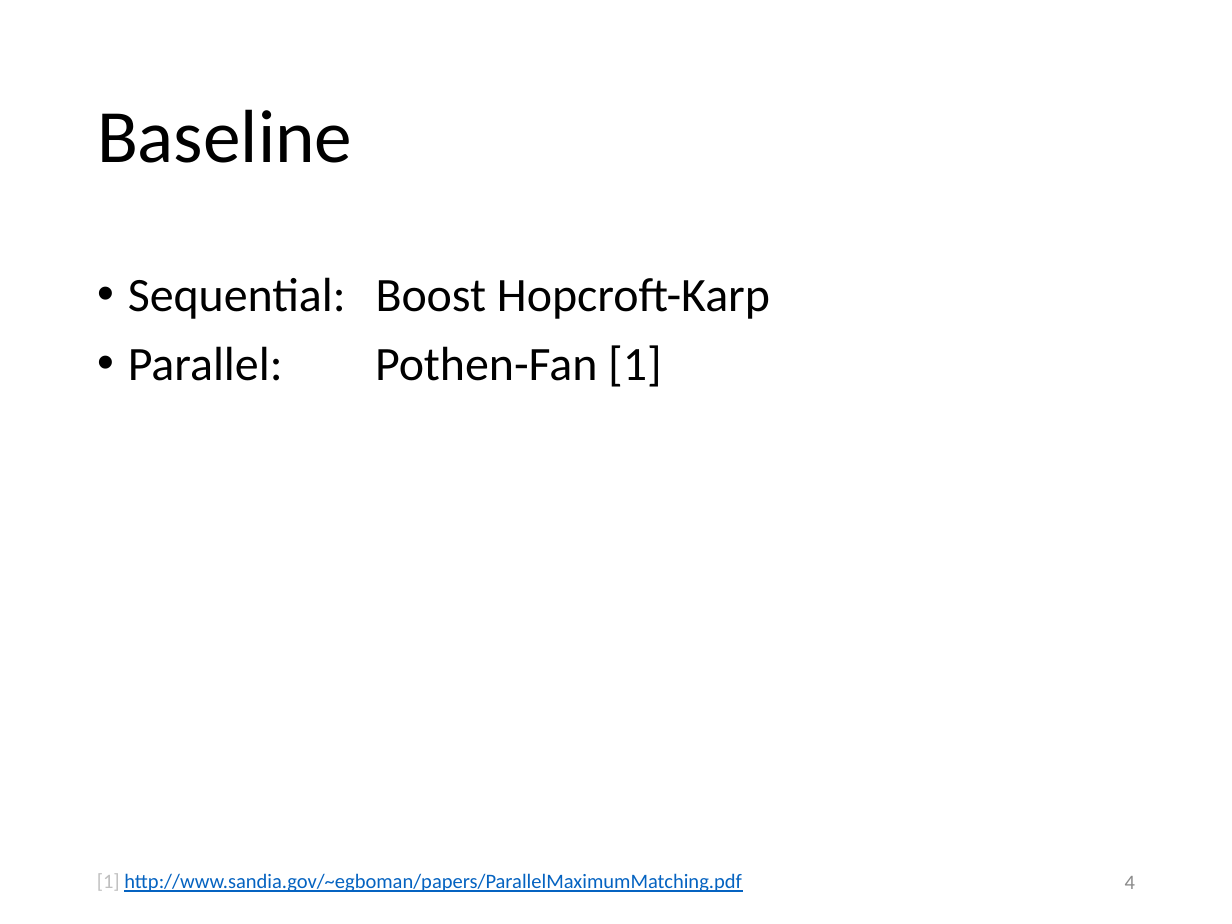
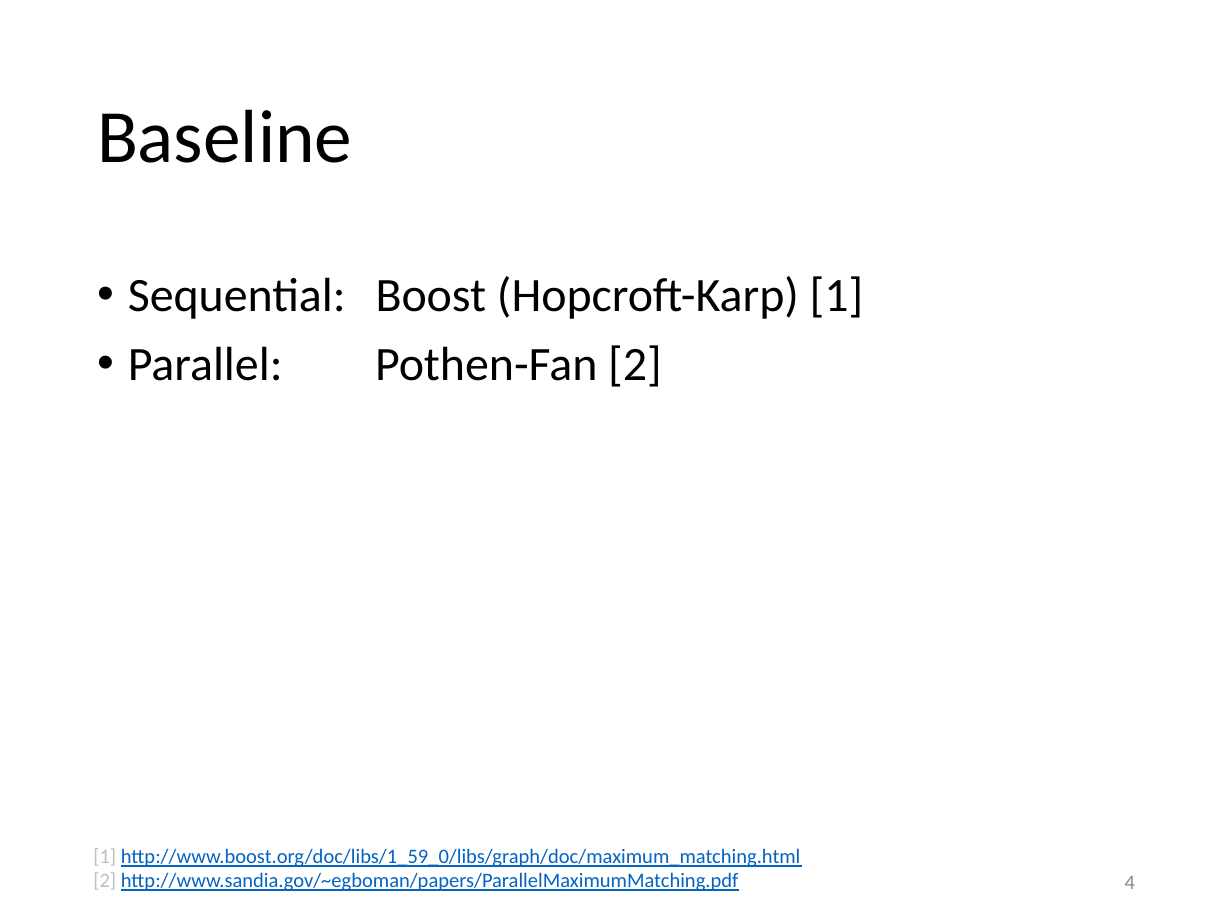
Before and after one commit to suem/dphpc-project, a slide deck: slide 4 of docs/media/presentations/Progress Report.pptx. Drawn at 1232x924 pixels with LibreOffice and Linux fonts; fonts in the diff are those of the drawing. Boxes give left, top, right and bottom in pixels: in the first picture for what was removed or moved away, otherwise in the second. Text is boxed around its words. In the diff, an @@ line names an element or a change of style, - is before the commit and + after.

```diff
--- a/docs/media/presentations/Progress Report.pptx
+++ b/docs/media/presentations/Progress Report.pptx
@@ text at (x1=128, y1=276, x2=864, y2=387): text changed @@
-• Sequential: Boost Hopcroft-Karp
-• Parallel: Pothen-Fan [1]
+• Sequential: Boost (Hopcroft-Karp) [1]
+• Parallel: Pothen-Fan [2]
@@ text at (x1=93, y1=848, x2=801, y2=891): text changed @@
-[1] http://www.sandia.gov/~egboman/papers/ParallelMaximumMatching.pdf
+[1] http://www.boost.org/doc/libs/1_59_0/libs/graph/doc/maximum_matching.html
+[2] http://www.sandia.gov/~egboman/papers/ParallelMaximumMatching.pdf
```
Also in this commit, not shown: 1 other slide changed.
